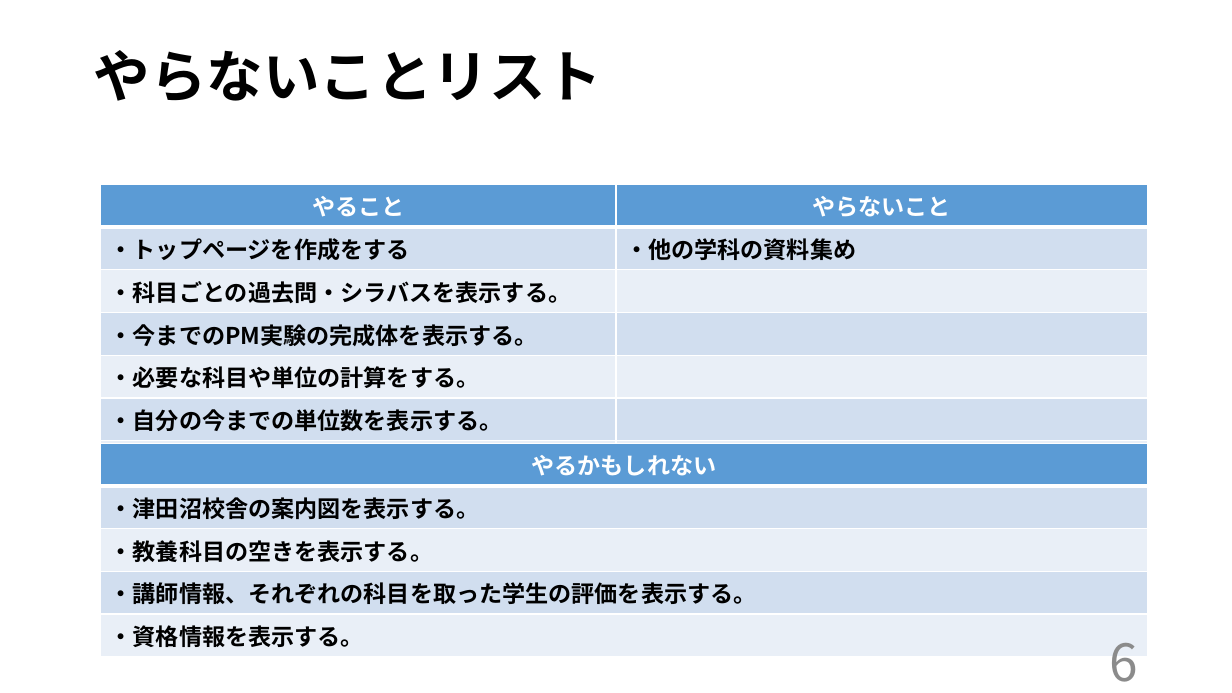
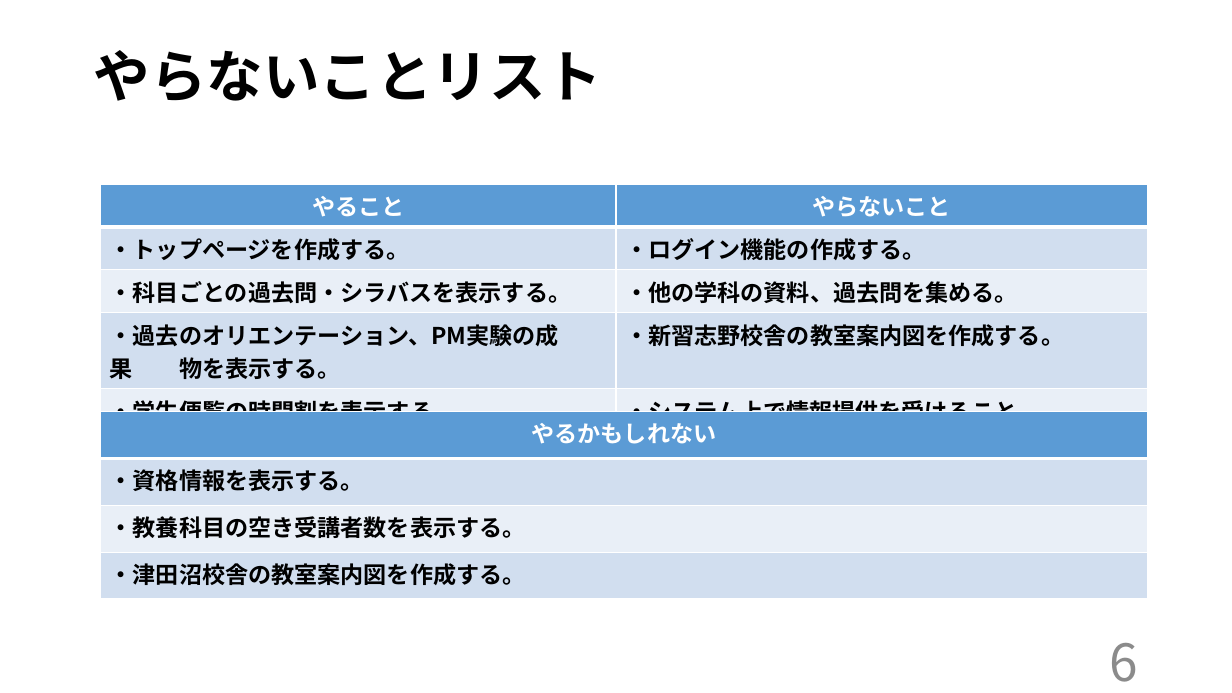
Before and after one commit to kazukiyoshida96/PM-, a slide deck: slide 6 of インセプションデッキ矢吹研A班.pptx. Drawn at 1232x693 pixels with LibreOffice and Linux fonts; fonts in the diff are those of the drawing. Boxes give left, top, right and bottom in pixels: in the first picture for what was removed or moved away, otherwise in the second. Text is boxed around its words. In the diff, an @@ line names an element or a change of style, - is before the commit and + after.

```diff
--- a/インセプションデッキ矢吹研A班.pptx
+++ b/インセプションデッキ矢吹研A班.pptx
@@ table at [101, 185, 1148, 429] @@
-row 2: ・トップページを作成をする | ・他の学科の資料集め
-row 3: ・科目ごとの過去問・シラバスを表示する。 | 
-row 4: ・今までのPM実験の完成体を表示する。 | 
-row 5: ・必要な科目や単位の計算をする。 | 
-row 6: ・自分の今までの単位数を表示する。 | 
-row 7: ・資料集の時間割を表示する。 | 
+row 2: ・トップページを作成する。 | ・ログイン機能の作成する。
+row 3: ・科目ごとの過去問・シラバスを表示する。 | ・他の学科の資料、過去問を集める。
+row 4: ・過去のオリエンテーション、PM実験の成果 物を表示する。 | ・新習志野校舎の教室案内図を作成する。
+row 5: ・学生便覧の時間割を表示する。 | ・システム上で情報提供を受けること。
@@ table at [101, 411, 1148, 599] @@
-row 2: ・津田沼校舎の案内図を表示する。
-row 3: ・教養科目の空きを表示する。
-row 4: ・講師情報、それぞれの科目を取った学生の評価を表示する。
+row 3: ・教養科目の空き受講者数を表示する。
+row 4: ・津田沼校舎の教室案内図を作成する。
@@ table: place and size @@
-table at [101, 444, 1148, 651]
+table at [101, 411, 1148, 599]
```
Also in this commit, not shown: 10 other slides changed, 2 other files.
